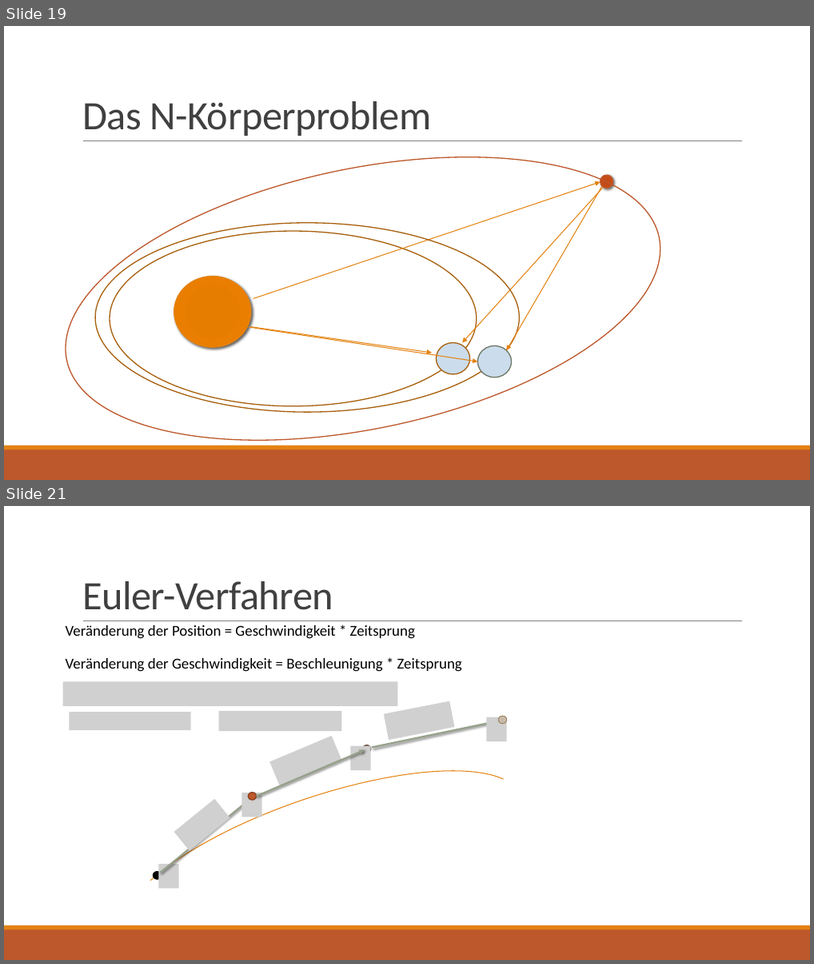
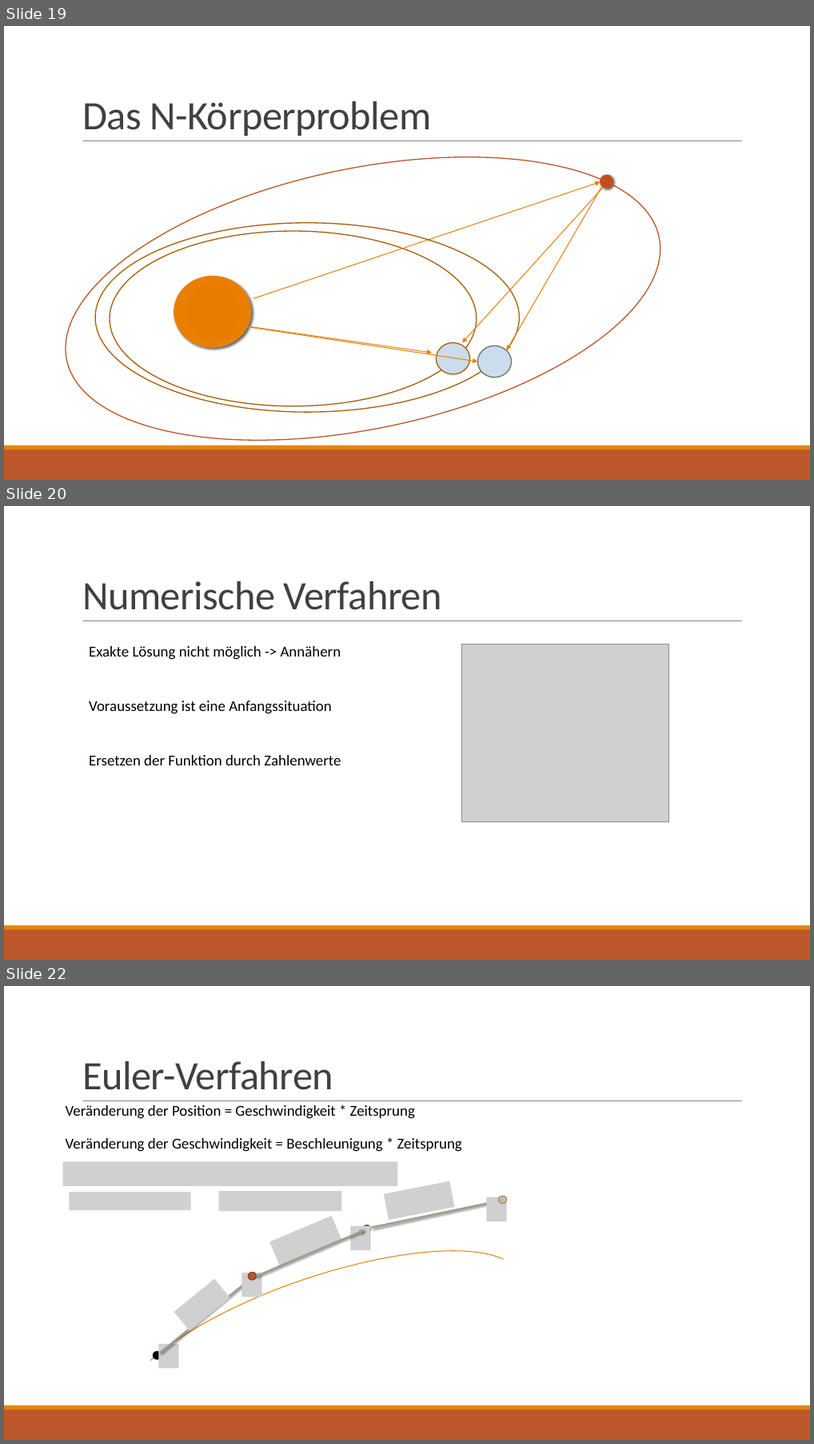
Before and after one commit to Voxen4/Planetarium, a slide deck: Simulation des Sonnensytem.pptx. Shown one above the other, each under a label of ours: slides 19 and 21 before the commit, slides 19, 20 and 22 after it; the slides between them are not shown. The pictures are 814x964 and 814x1444 pixels, drawn with LibreOffice and Linux fonts; fonts in the diff are those of the drawing; grey boxes stand for pictures. Boxes give left, top, right and bottom in pixels: in the first picture for what was removed or moved away, otherwise in the second. Text is boxed around its words. In the diff, an @@ line names an element or a change of style, - is before the commit and + after.

```diff
--- a/Simulation des Sonnensytem.pptx
+++ b/Simulation des Sonnensytem.pptx
@@ slide 20 added at (4, 506, 810, 960), background #FFFFFF; not listed: 3 template elements that a slide beside it also shows @@
@@ title added at (82, 581, 442, 610), 48 pt, text #404040 @@
+Numerische Verfahren
@@ text added at (89, 646, 342, 765), 18 pt, text #000000 @@
+Exakte Lösung nicht möglich -> Annähern
+Voraussetzung ist eine Anfangssituation
+Ersetzen der Funktion durch Zahlenwerte
@@ picture added at (462, 644, 670, 822) @@
@@ what was slide 21 is now slide 22 @@
```
Also in this commit, not shown: 2 slides changed, 2 other slides added, 1 slide removed.
